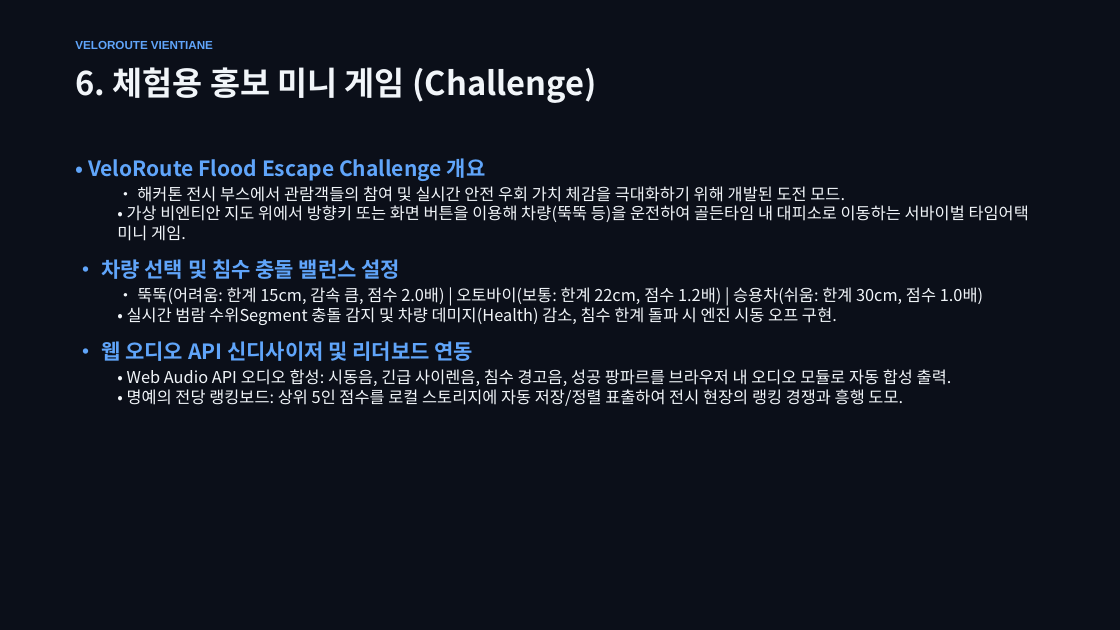
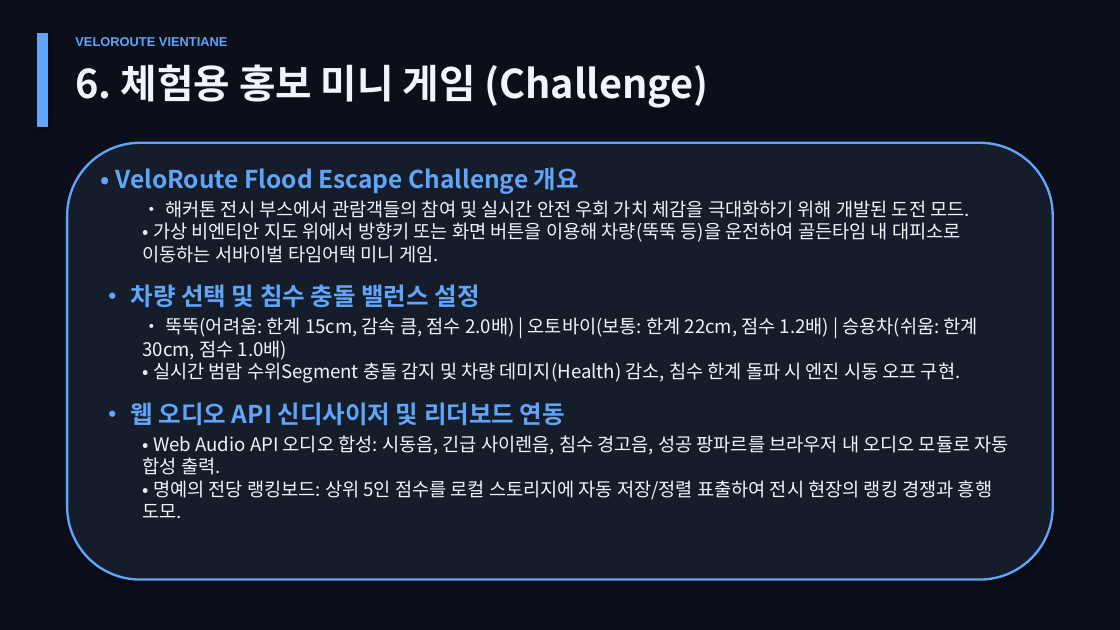
Before and after one commit to HTGAM/HackerThon_VeloRoute, a slide deck: slide 7 of VeloRoute_Vientiane_Presentation.pptx. Drawn at 1120x630 pixels with LibreOffice and Linux fonts; fonts in the diff are those of the drawing. Boxes give left, top, right and bottom in pixels: in the first picture for what was removed or moved away, otherwise in the second. Text is boxed around its words. In the diff, an @@ line names an element or a change of style, - is before the commit and + after.

Commit message:
design: upgrade app and ppt presentation visibility for hackathon booth

```diff
--- a/VeloRoute_Vientiane_Presentation.pptx
+++ b/VeloRoute_Vientiane_Presentation.pptx
@@ text "VELOROUTE VIENTIANE" at [75,37,228,46]: size 10 to 11 pt @@
@@ rectangle added at [38,34,48,126], fill #60A5FA, outline #60A5FA 1 pt @@
@@ text "6. 체험용 홍보 미니 게임 ..." at [75,64,709,108]: size 28 to 34 pt @@
@@ rounded rectangle added at [67,143,1053,580], fill #151D2B, outline #60A5FA 2 pt @@
@@ text "• VeloRoute Flood Escape Challenge ...": place and size @@
-text "• VeloRoute Flood Escape Challenge ..." at [88,158,1029,406]
+text "• VeloRoute Flood Escape Challenge ..." at [115,167,1008,518]
@@ text "• VeloRoute Flood Escape Challenge ..." at [115,167,1008,518]: size 18 to 21 pt in "• VeloRoute Flood Escape Challenge 개요", "• 차량 선택 및 침수 충돌 밸런스 ...", "• 웹 오디오 API 신디사이저 및 리더보드 ..."; size 14 to 16 pt in "• 해커톤 전시 부스에서 관람객들의 참여 및 ...", "• 뚝뚝(어려움: 한계 15cm, 감속 큼, 점수 ...", "• Web Audio API 오디오 합성: 시동음, ..."; more space between paragraphs @@
```
Also in this commit, not shown: 7 other slides changed, 6 other files.
